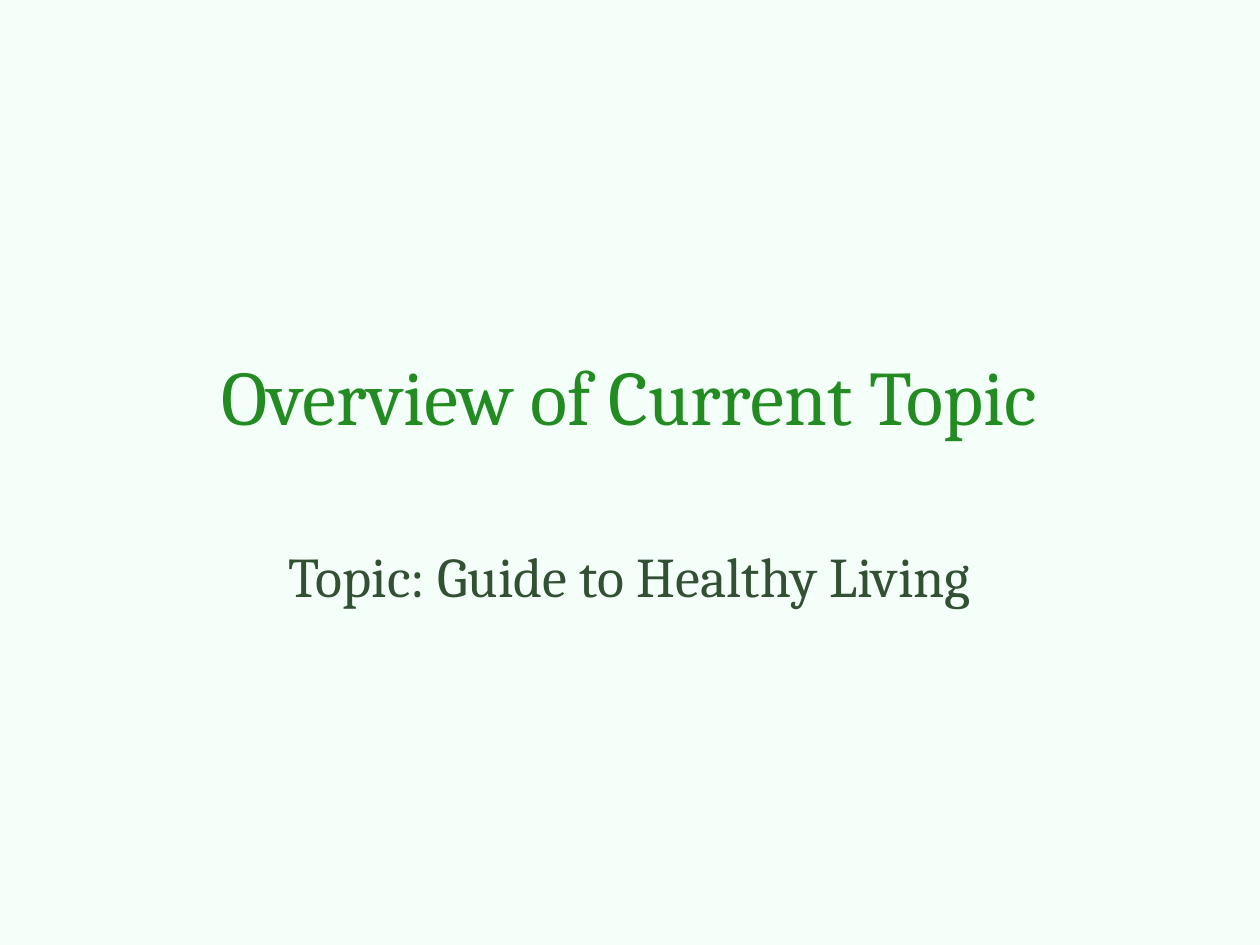
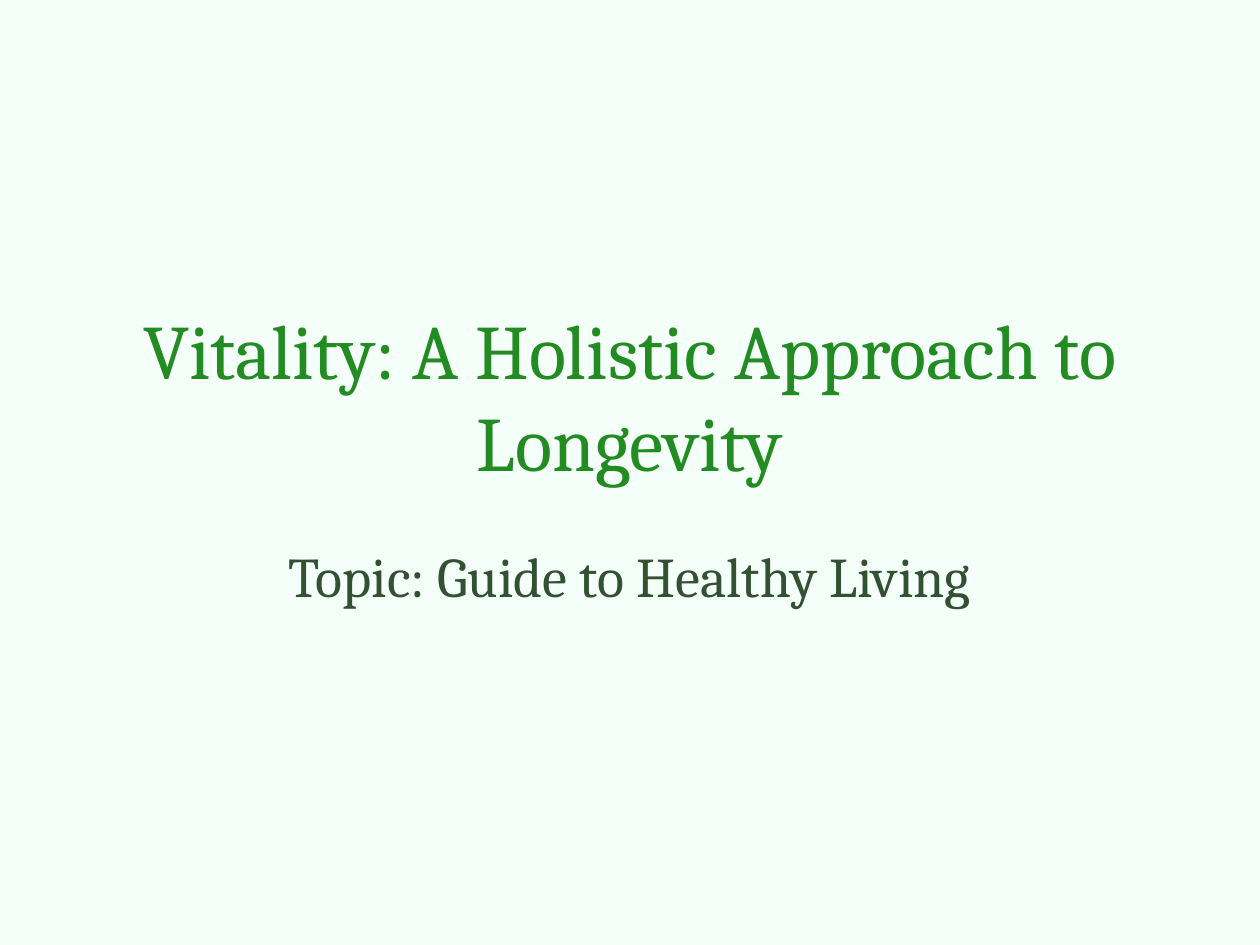
Before and after one commit to yeasy/AutoPPT, a slide deck: slide 26 of samples/en_life.pptx (slide 1 before the commit). Drawn at 1260x945 pixels with LibreOffice and Linux fonts; fonts in the diff are those of the drawing. Boxes give left, top, right and bottom in pixels: in the first picture for what was removed or moved away, otherwise in the second. Text is boxed around its words. In the diff, an @@ line names an element or a change of style, - is before the commit and + after.

Commit message:
Complete overhaul of samples: Injected substantive, professional research content for all 6 flagship topics

```diff
--- a/samples/en_life.pptx
+++ b/samples/en_life.pptx
@@ title at [143, 325, 1116, 488]: text changed @@
-Overview of Current Topic
+Vitality: A Holistic Approach to Longevity
```
Also in this commit, not shown: 28 slides added, 10 slides removed, 5 other files.
